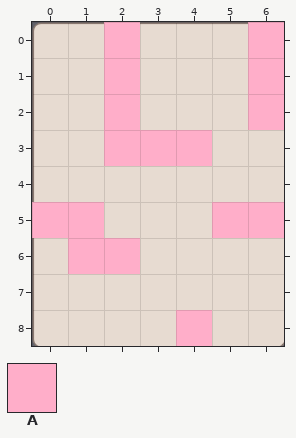
Level history. Tiled map: HungryGame/proj.win32/map/32.tmx. The first picture shows the starting point.
Cells are 60x60 px. Shown: x 0..6, y 0..8.
Key: from "metaset1": A 0.
_ is an empty cell.
Layers that did not change in this view are not listed.
Layer "Items" before, first column x 0:
0 __A___A
1 __A___A
2 __A___A
3 __AAA__
4 _______
5 AA___AA
6 _AA____
7 _______
8 ____A__
After:
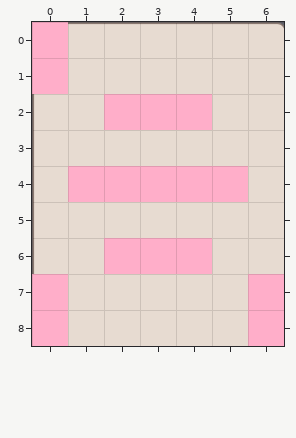
What changed:
Changed rows in their new state; . is an unchanged cell.
Layer "wall":
first column x 0:
0 .._..._
1 .._..._
2 ......_
3 ..___..
5 __...__
6 ._.....
8 ...._..
Layer "Items":
first column x 0:
0 A._..._
1 A._..._
2 ...AA._
3 ..___..
4 .AAAAA.
5 __...__
6 ._.AA..
7 A.....A
8 A..._.A
Boxes around the changes in both pictures, in picture pixels (x1, y1, x2, y2):
changed: (32, 22, 284, 346)
